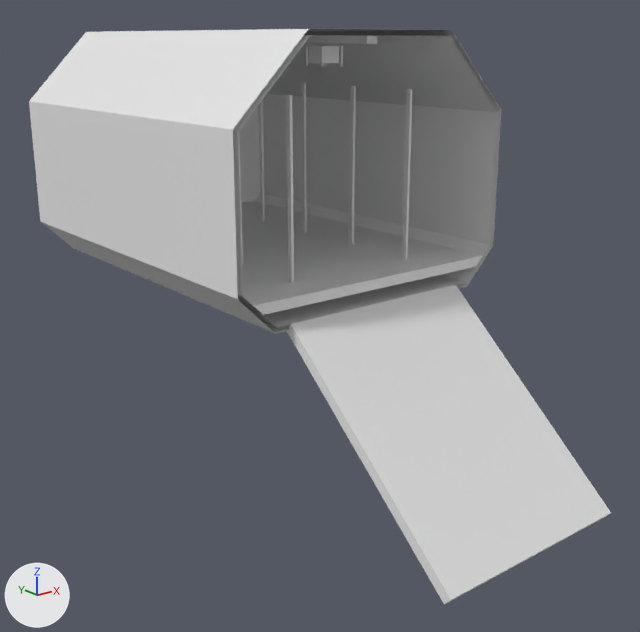
One commit to the glTF model space/src/main/resources/assets/jsspace/jsmodels/ship/small_ramp.gltf: the scene before it, then after it.
Before and after are seen from a 50 mm camera at (-6.54, -12.1, 2.91) aimed at (-0.03, -3.96, -0.34). Arrows for +X, +Y and +Z are at lower left; the lights stay in place. The older version comes first. Vertices at exactly the same position are counted once.

Script lines for the objects in view, before the commit:
```python
ob_c_1_0_3 = bpy.data.objects.new('c_1_0_3', me_c_1_0_3)
ob_c_1_0_3.location = (0.0, 0.0, 0.0)
ob_c_1_0_4 = bpy.data.objects.new('c_1_0_4', me_c_1_0_4)
ob_c_1_0_4.location = (0.0, 0.0, 0.0)
ob_c_1_1_1 = bpy.data.objects.new('c_1_1_1', me_c_1_1_1)
ob_c_1_1_1.location = (0.0, 0.0, 0.0)
ob_c_1_1_2 = bpy.data.objects.new('c_1_1_2', me_c_1_1_2)
ob_c_1_1_2.location = (0.0, 0.0, 0.0)
ob_c_1_1_3 = bpy.data.objects.new('c_1_1_3', me_c_1_1_3)
ob_c_1_1_3.location = (0.0, 0.0, 0.0)
ob_c_1_1_4 = bpy.data.objects.new('c_1_1_4', me_c_1_1_4)
ob_c_1_1_4.location = (0.0, 0.0, 0.0)
ob_c__2_0_4 = bpy.data.objects.new('c_-2_0_4', me_c__2_0_4)
ob_c__2_0_4.location = (0.0, 0.0, 0.0)
ob_c__2_1_4 = bpy.data.objects.new('c_-2_1_4', me_c__2_1_4)
ob_c__2_1_4.location = (0.0, 0.0, 0.0)
ob_c__2_2_4 = bpy.data.objects.new('c_-2_2_4', me_c__2_2_4)
ob_c__2_2_4.location = (0.0, 0.0, 0.0)
# also in view: 'c_-2_2_3' at (-1.45, -3.5, 2.5); 'c_-2_1_3' at (-1.38, -3.5, 1.5); 'c_-2_0_1' at (-1.45, -1.5, 0.5); 'c_-1_0_3' at (-0.5, -3.5, 0.5); 'c_0_0_2' at (0.5, -2.5, 0.5)
```
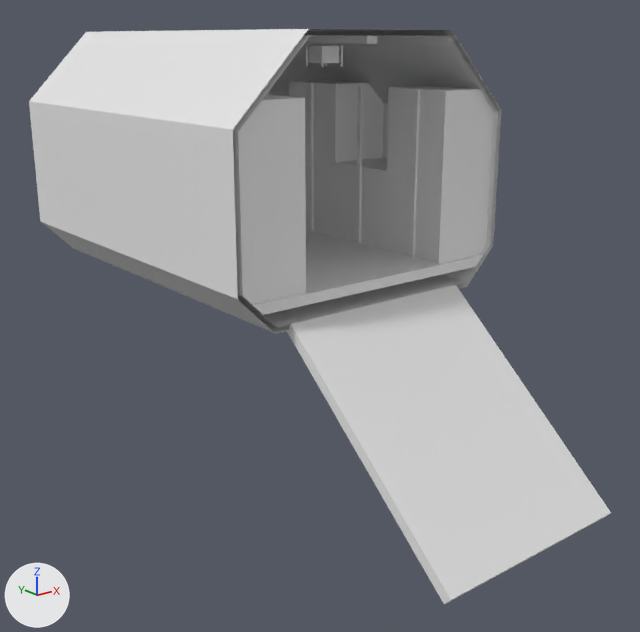
Location of each change, (x1, y1, x2, y2) in pixels of the pictures (640 x 632 px; the box of a moved part takes in the faces that stretch with it):
'c_1_0_4', reshaped
    before: (386, 192, 611, 523)
    after: (385, 199, 611, 523)
'c_1_1_4', reshaped (71% wider)
    before: (434, 114, 501, 202)
    after: (386, 117, 501, 210)
'c_1_2_4', reshaped
    before: (390, 30, 501, 119)
    after: (388, 30, 501, 122)
'c_1_1_2', reshaped
    before: (302, 105, 383, 185)
    after: (305, 109, 383, 189)
'c_1_1_3', reshaped
    before: (350, 109, 437, 195)
    after: (335, 109, 388, 199)
'c_1_0_3', reshaped
    before: (336, 183, 434, 250)
    after: (335, 189, 386, 250)
'c_1_2_2', reshaped
    before: (299, 31, 383, 109)
    after: (289, 31, 383, 112)
part 1 of me_c__2_0_4, added
    after: (236, 232, 306, 304)
part 2 of me_c__2_1_4, added
    after: (233, 134, 306, 243)
part 3 of me_c__2_2_4, added
    after: (233, 95, 305, 139)
part 4 of me_c_1_0_3, added
    after: (335, 189, 386, 250)
part 5 of me_c_1_0_4, added
    after: (385, 199, 489, 264)
part 6 of me_c_1_1_2, built on
    before: (302, 110, 306, 185)
    after: (305, 109, 382, 185)
part 7 of me_c_1_1_3, moved or reshaped
    before: (350, 115, 355, 195)
    after: (335, 114, 387, 199)
part 8 of me_c_1_1_4, added
    after: (386, 117, 494, 210)
part 9 of me_c_1_2_2, added
    after: (289, 80, 383, 112)
part 10 of me_c_1_2_4, added
    after: (388, 86, 494, 122)
'c_1_1_1', unchanged, covered by the edit
    before: (259, 101, 336, 177)
'c_1_1_0', unchanged, covered by the edit
    before: (240, 98, 295, 167)
'c_1_0_0', unchanged, covered by the edit
    before: (240, 161, 295, 215)
'c_1_0_1', unchanged, covered by the edit
    before: (253, 167, 336, 225)

Edits to the bpy script that builds the scene:
```text
Change me_c__2_0_4:
    remove me_c__2_0_4.from_pydata(...)  # 55 vertices, 65 faces; spans x -1.9..-1.0, y -7.4..-4.0, z -2.07..1.0
    add me_c__2_0_4.from_pydata(...)  # 61 vertices, 79 faces; spans x -1.9..-1.0, y -7.4..-4.0, z -2.07..1.0
    me_c__2_0_4 part 1
    6 vertices are added at (-1.0, -4.94, 0.35), (-1.72, -4.94, 0.35), (-1.84, -4.94, 0.47), (-1.84, -4.94, 1.0), (-1.0, -4.0, 1.0), (-1.0, -4.94, 1.0)
    14 new faces join them
Change me_c__2_1_4:
    remove me_c__2_1_4.from_pydata(...)  # 8 vertices, 4 faces; spans x -1.9..-1.84, y -5.0..-4.0, z 1.0..2.0
    add me_c__2_1_4.from_pydata(...)  # 18 vertices, 24 faces; spans x -1.9..-1.0, y -5.0..-4.0, z 1.0..2.0
    me_c__2_1_4 part 2
    4 vertices are added at (-1.84, -4.94, 1.35), (-1.84, -4.0, 1.35), (-1.84, -4.94, 1.0), (-1.84, -4.94, 2.0)
    6 new vertices lie (0.84, 0.0, 0.0) away from vertices in x -1.84, y -4.94..-4.0, z 1.0..2.0
    20 new faces join them
Change me_c__2_2_4:
    remove me_c__2_2_4.from_pydata(...)  # 12 vertices, 8 faces; spans x -1.9..-1.0, y -5.0..-4.0, z 2.0..3.0
    add me_c__2_2_4.from_pydata(...)  # 20 vertices, 22 faces; spans x -1.9..-1.0, y -5.0..-4.0, z 2.0..3.0
    me_c__2_2_4 part 3
    8 vertices are added at x -1.84..-1.0, y -4.94..-4.0, z 2.0..2.35
    14 new faces join them
Change me_c_1_0_3:
    remove me_c_1_0_3.from_pydata(...)  # 24 vertices, 18 faces; spans x 1.0..1.9, y -4.0..-3.0, z 0.0..1.0
    add me_c_1_0_3.from_pydata(...)  # 26 vertices, 30 faces; spans x 1.0..1.9, y -4.0..-3.0, z 0.0..1.0
    me_c_1_0_3 part 4
    2 vertices are added at (1.0, -4.0, 1.0), (1.0, -3.0, 1.0)
    12 new faces join them
Change me_c_1_0_4:
    remove me_c_1_0_4.from_pydata(...)  # 55 vertices, 65 faces; spans x 1.0..1.9, y -7.4..-4.0, z -2.07..1.0
    add me_c_1_0_4.from_pydata(...)  # 61 vertices, 79 faces; spans x 1.0..1.9, y -7.4..-4.0, z -2.07..1.0
    me_c_1_0_4 part 5
    6 vertices are added at (1.0, -4.94, 0.35), (1.72, -4.94, 0.35), (1.84, -4.94, 0.47), (1.84, -4.94, 1.0), (1.0, -4.94, 1.0), (1.0, -4.0, 1.0)
    14 new faces join them
Change me_c_1_1_2:
    remove me_c_1_1_2.from_pydata(...)  # 16 vertices, 12 faces; spans x 0.85..1.9, y -3.0..-2.0, z 1.0..2.0
    add me_c_1_1_2.from_pydata(...)  # 24 vertices, 32 faces; spans x 0.97..1.9, y -3.0..-2.0, z 1.0..2.0
    me_c_1_1_2 part 6
    8 vertices in x 0.85..0.88, y -2.53..-2.47, z 1.0..2.0 move by (0.12, 0.0, 0.0)
    8 vertices are added at x 1.0..1.84, y -3.0..-2.0, z 1.0..2.0
    20 new faces join them
Change me_c_1_1_3:
    remove me_c_1_1_3.from_pydata(...)  # 16 vertices, 12 faces; spans x 0.85..1.9, y -4.0..-3.0, z 1.0..2.0
    add me_c_1_1_3.from_pydata(...)  # 22 vertices, 22 faces; spans x 0.97..1.9, y -4.0..-3.0, z 1.0..2.0
    me_c_1_1_3 part 7
    8 vertices in x 0.85..0.88, y -3.53..-3.47, z 1.0..2.0 move by (0.12, 0.0, 0.0)
    6 vertices are added at (1.0, -4.0, 1.0), (1.0, -4.0, 1.35), (1.84, -4.0, 1.35), (1.0, -3.0, 1.35), (1.0, -3.0, 1.0), (1.84, -3.0, 1.35)
    10 new faces join them
Change me_c_1_1_4:
    remove me_c_1_1_4.from_pydata(...)  # 8 vertices, 4 faces; spans x 1.84..1.9, y -5.0..-4.0, z 1.0..2.0
    add me_c_1_1_4.from_pydata(...)  # 18 vertices, 24 faces; spans x 1.0..1.9, y -5.0..-4.0, z 1.0..2.0
    me_c_1_1_4 part 8
    10 vertices are added at x 1.0..1.84, y -4.94..-4.0, z 1.0..2.0
    20 new faces join them
Change me_c_1_2_2:
    remove me_c_1_2_2.from_pydata(...)  # 12 vertices, 8 faces; spans x 1.0..1.9, y -3.0..-2.0, z 2.0..3.0
    add me_c_1_2_2.from_pydata(...)  # 18 vertices, 20 faces; spans x 1.0..1.9, y -3.0..-2.0, z 2.0..3.0
    me_c_1_2_2 part 9
    6 vertices are added at (1.0, -3.0, 2.0), (1.0, -3.0, 2.35), (1.565, -3.0, 2.35), (1.0, -2.0, 2.35), (1.0, -2.0, 2.0), (1.565, -2.0, 2.35)
    12 new faces join them
Change me_c_1_2_4:
    remove me_c_1_2_4.from_pydata(...)  # 12 vertices, 8 faces; spans x 1.0..1.9, y -5.0..-4.0, z 2.0..3.0
    add me_c_1_2_4.from_pydata(...)  # 20 vertices, 22 faces; spans x 1.0..1.9, y -5.0..-4.0, z 2.0..3.0
    me_c_1_2_4 part 10
    8 vertices are added at x 1.0..1.84, y -4.94..-4.0, z 2.0..2.35
    14 new faces join them
```
